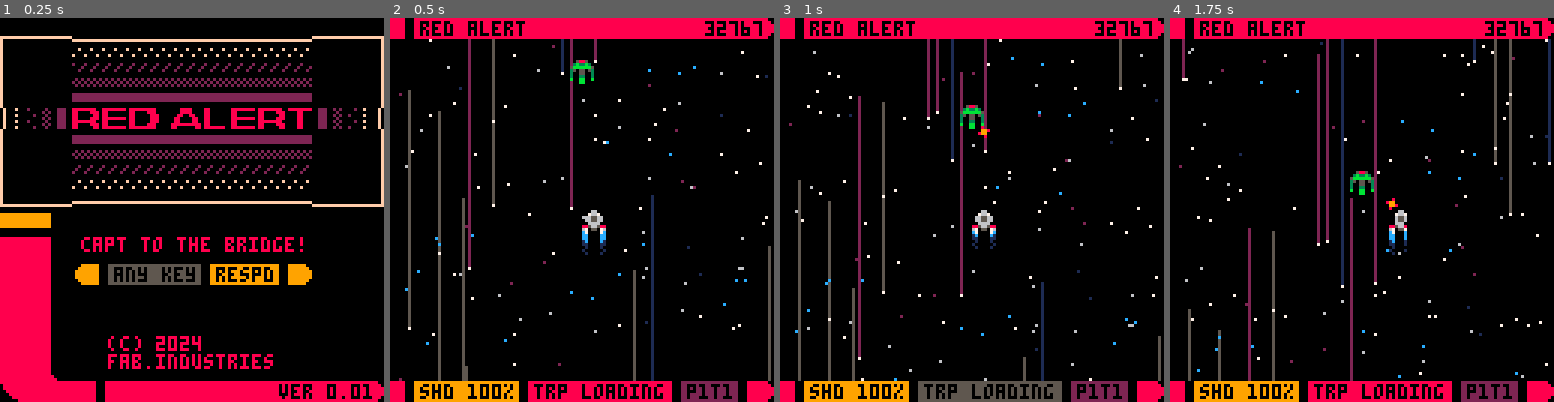
Above: before the commit, frames 1-4 (left to right).
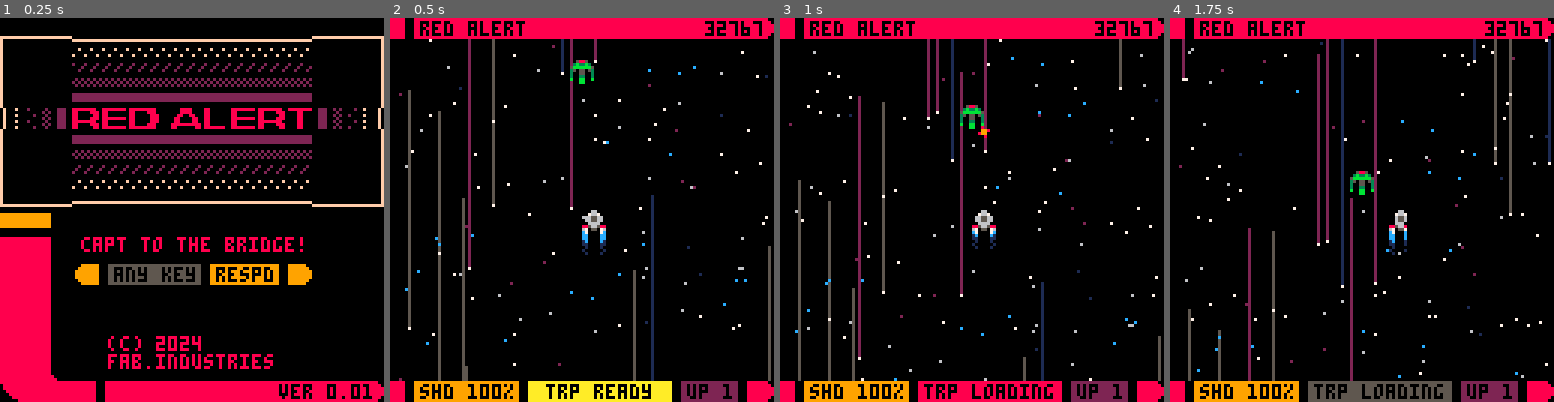
Above: after the commit, the same moments.

Repository: fab-industries/red-alert
Game: PICO-8 cartridge redalert.p8
Same seed, same stepped clock (60 frames per second), same inputs: the game is played once before the commit and once after it.
Inputs:
- Up to frame 1 (0.25 s): no input
- Up to frame 2 (0.5 s): tap X (X key) at 0.33 s
- Up to frame 3 (1 s): tap O (Z key) at 0.7 s
- Up to frame 4 (1.75 s): tap X (X key) at 1.07 s; hold Right from 1.6 s (still down); tap O (Z key) at 1.7 s

Frame 1 is identical in both runs. In frame 2, 1.9% of the frame differs, in the area x 35-86%, y 94-100%; in frame 3, 1.6%; in frame 4, 1.7%.

Commit message:
Implemented torpedo loading wait time

Diff:
--- a/redalert.p8
+++ b/redalert.p8
@@ -81,6 +81,8 @@
  ship.spr=1
  ship.xf=64
  ship.pht=0
+ ship.torp=true
+ ship.ttmr=0
  ship.cont=true
  stars={}
  torps={}
@@ -116,6 +118,12 @@
  ship.spr=1
  tailspr={7,8,9}
 
+ if ship.ttmr>0 then
+  ship.ttmr-=1
+ else
+  ship.torp=true
+ end
+
  if btn(⬅️) then
   ship.sx=-2
   ship.spr=2
@@ -141,7 +149,7 @@
  end
 
  --fires torpedo
- if btnp(🅾️) then
+ if btnp(🅾️) and ship.torp then
   local newtorp={}
   newtorp.x=ship.x
   newtorp.y=ship.y-3
@@ -149,6 +157,8 @@
   newtorp.spr=4
   add(torps,newtorp)
 
+  ship.torp=false
+  ship.ttmr=5*30
   sfx(1)
  end
 
@@ -353,14 +363,20 @@
 	 rectfill(0,121,127,127,0)
 	 rectfill(0,121,4,127,8)
 	 rectfill(8,121,42,127,9)
-	 local tcol={5,8}
-	 rectfill(46,121,93,127,tcol[t\15%2+1])
 	 rectfill(97,121,115,127,2)
 	 rectfill(119,121,122,127,8)
 	 circfill(124,124,3,8)
 	 print("shd "..shield.."%",10,122,0)
-	 print("trp loading",48,122,0)
-	 print("p1t1",99,122,0)
+
+	 if ship.torp then
+	  rectfill(46,121,93,127,10)
+	  print("trp ready",52,122,0)
+	 else
+	  local tcol={8,5}
+	  rectfill(46,121,93,127,tcol[t\15%2+1])
+	  print("trp loading",48,122,0)
+	 end
+	 print("up 1",99,122,0)
 
  elseif mode=="start" then
 
